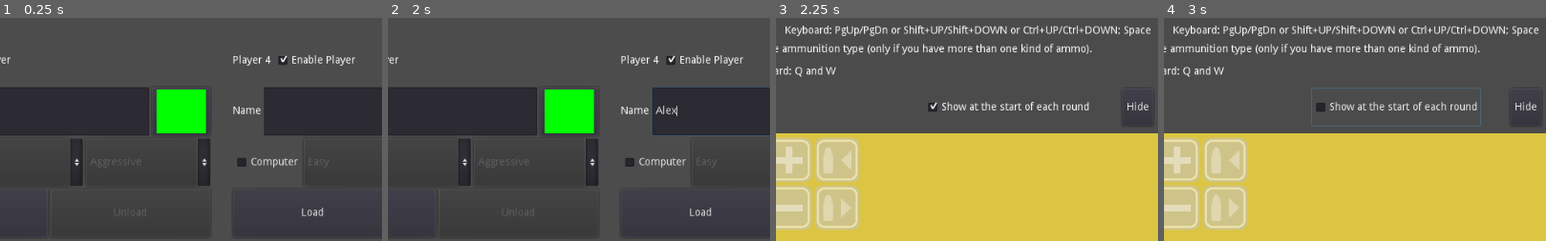
Above: before the commit, frames 1-4 (left to right).
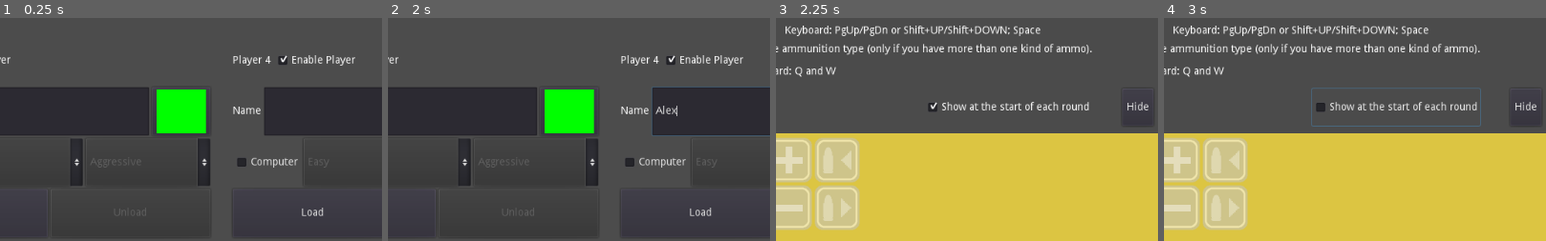
Above: after the commit, the same moments.

Repository: Arc676/Tanks-Godot
Game: Godot game, scene res://Scenes/Screens/Main Menu.tscn
Same seed, same stepped clock (60 frames per second), same inputs: the game is played once before the commit and once after it.
Inputs (mouse positions are % of the whole screen's width and height, from its top left):
- Up to frame 1 (0.25 s): no input
- Up to frame 2 (2 s): click (20, 18) at 0.52 s; type "Alex" at 0.6 s; click (20, 70) at 0.75 s; type "Alex" at 0.83 s; click (65, 18) at 0.98 s; type "Alex" at 1.07 s; click (65, 70) at 1.27 s; type "Alex" at 1.35 s
- Up to frame 3 (2.25 s): click (95, 32) at 2 s
- Up to frame 4 (3 s): click "Show at the start of each rou…" at 2.75 s
The pictures show only the part of the screen within x 16-66%, y 49-99%; the shares and areas given below are measured in that part.

Frames 1-2 are identical in both runs. In frame 3, 0.7% of the frame differs, in the area x 60-98%, y 3-9%; in frame 4, 0.7%.

Commit message:
Fix alternative firepower inputs
Remove Ctrl+UP/DOWN from input map
Add extra check so Shift+UP/DOWN doesn't rotate barrel

Diff:
--- a/Scenes/Screens/Help.tscn
+++ b/Scenes/Screens/Help.tscn
@@ -173,7 +173,7 @@
 size_flags_horizontal = 3
 text = "Use the plus and minus to adjust firepower. Press the explosion button to fire. When using a targeted weapon, s …(368 unchanged characters)…
 
-Keyboard: PgUp/PgDn or Shift+UP/Shift+DOWN or Ctrl+UP/Ctrl+DOWN; Space"
+Keyboard: PgUp/PgDn or Shift+UP/Shift+DOWN; Space"
 fit_content_height = true
 
 [node name="RichTextLabel2" type="RichTextLabel" parent="VBoxContainer/TabContainer/Gameplay"]
--- a/Scenes/UI/Help Overlay.tscn
+++ b/Scenes/UI/Help Overlay.tscn
@@ -162,7 +162,7 @@
 size_flags_horizontal = 3
 text = "Adjust firepower and then fire. When using a targeted weapon, such as an airstrike, if you have a mouse, the ta …(239 unchanged characters)…
 
-Keyboard: PgUp/PgDn or Shift+UP/Shift+DOWN or Ctrl+UP/Ctrl+DOWN; Space"
+Keyboard: PgUp/PgDn or Shift+UP/Shift+DOWN; Space"
 fit_content_height = true
 
 [node name="Ammo" type="HBoxContainer" parent="Gameplay"]
--- a/Scripts/Entities/Tank.gd
+++ b/Scripts/Entities/Tank.gd
@@ -607,10 +607,14 @@
 	return Input.is_action_pressed("ui_page_down") or touchFirepowerDown.pressed
 
 func input_CCW():
-	return Input.is_action_pressed("ui_down") or touchCCW.pressed
+	return (Input.is_action_pressed("ui_down") and \
+			!Input.is_action_pressed("ui_page_down")) \
+		or touchCCW.pressed
 
 func input_CW():
-	return Input.is_action_pressed("ui_up") or touchCW.pressed
+	return (Input.is_action_pressed("ui_up") and \
+			!Input.is_action_pressed("ui_page_up")) \
+		or touchCW.pressed
 
 func input_fire():
 	return Input.is_action_just_pressed("fire") or touchFire.pressed
--- a/project.godot
+++ b/project.godot
@@ -60,14 +60,12 @@
 "deadzone": 0.5,
 "events": [ Object(InputEventKey,"resource_local_to_scene":false,"resource_name":"","device":0,"alt":false,"shift":false,"control":false,"meta":false,"command":false,"pressed":false,"scancode":16777235,"unicode":0,"echo":false,"script":null)
 , Object(InputEventKey,"resource_local_to_scene":false,"resource_name":"","device":0,"alt":false,"shift":true,"control":false,"meta":false,"command":false,"pressed":false,"scancode":16777232,"unicode":0,"echo":false,"script":null)
-, Object(InputEventKey,"resource_local_to_scene":false,"resource_name":"","device":0,"alt":false,"shift":false,"control":true,"meta":false,"command":true,"pressed":false,"scancode":16777232,"unicode":0,"echo":false,"script":null)
  ]
 }
 ui_page_down={
 "deadzone": 0.5,
 "events": [ Object(InputEventKey,"resource_local_to_scene":false,"resource_name":"","device":0,"alt":false,"shift":false,"control":false,"meta":false,"command":false,"pressed":false,"scancode":16777236,"unicode":0,"echo":false,"script":null)
 , Object(InputEventKey,"resource_local_to_scene":false,"resource_name":"","device":0,"alt":false,"shift":true,"control":false,"meta":false,"command":false,"pressed":false,"scancode":16777234,"unicode":0,"echo":false,"script":null)
-, Object(InputEventKey,"resource_local_to_scene":false,"resource_name":"","device":0,"alt":false,"shift":false,"control":true,"meta":false,"command":true,"pressed":false,"scancode":16777234,"unicode":0,"echo":false,"script":null)
  ]
 }
 fire={
